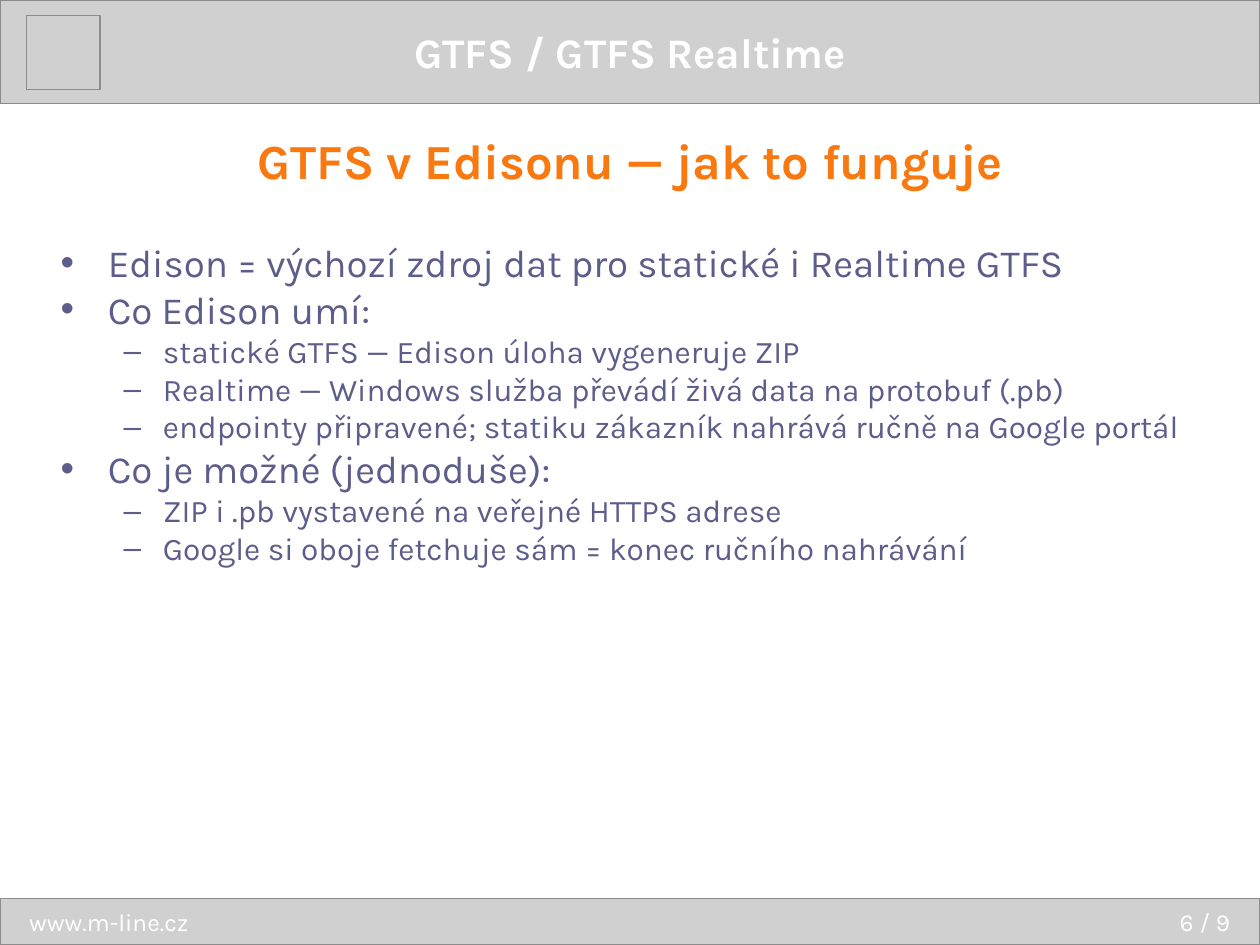
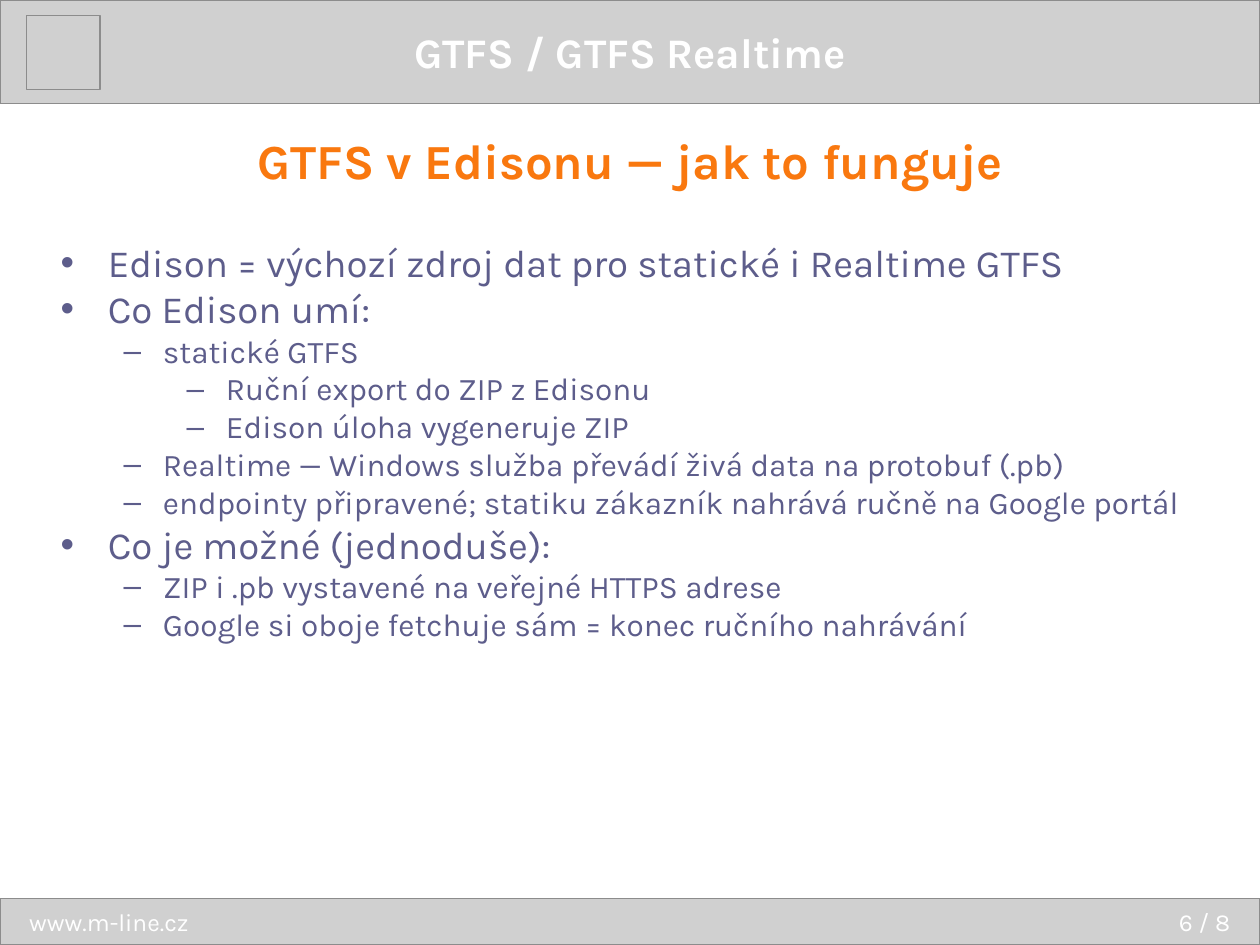
Before and after one commit to dracekmartin/EDISON2-projekt, a slide deck: slide 6 of ServiceGtfsRt/prezentace/prezentace_v5.pptx. Drawn at 1260x945 pixels with LibreOffice and Linux fonts; fonts in the diff are those of the drawing; grey boxes stand for pictures. Boxes give left, top, right and bottom in pixels: in the first picture for what was removed or moved away, otherwise in the second. Text is boxed around its words. In the diff, an @@ line names an element or a change of style, - is before the commit and + after.

```diff
--- a/ServiceGtfsRt/prezentace/prezentace_v5.pptx
+++ b/ServiceGtfsRt/prezentace/prezentace_v5.pptx
@@ text at (x1=163, y1=339, x2=651, y2=446): text changed @@
-– statické GTFS — Edison úloha vygeneruje ZIP
+– statické GTFS
+  – Ruční export do ZIP z Edisonu
+  – Edison úloha vygeneruje ZIP
```
Also in this commit, not shown: 5 other slides changed, 1 other file.
